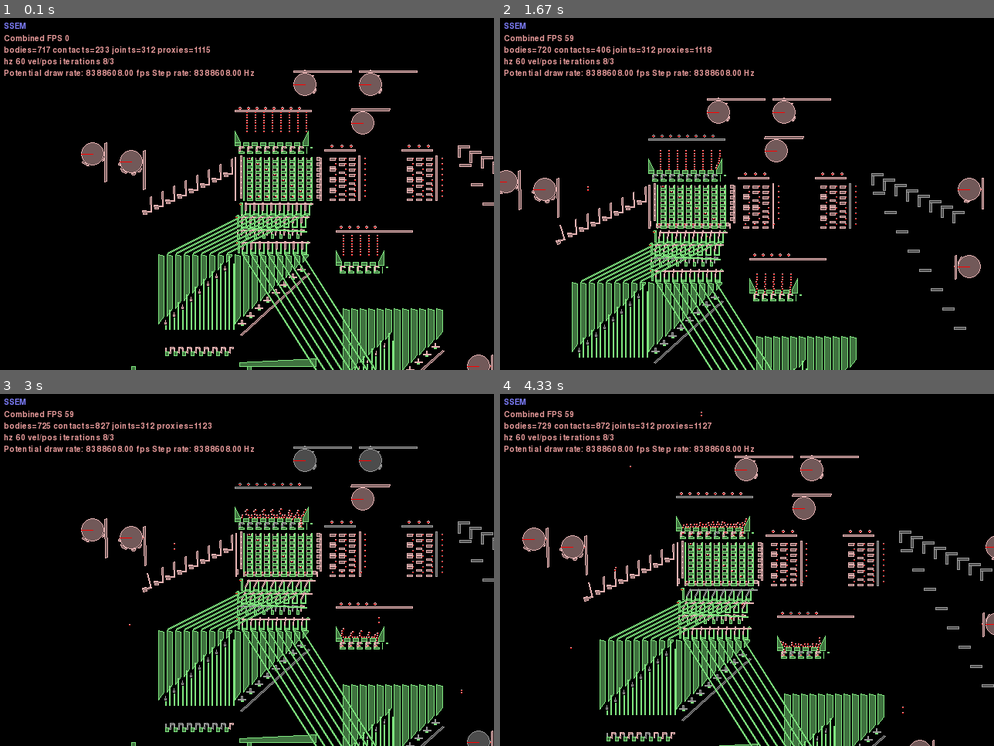
Above: before the commit, frames 1-4 (two rows, left to right).
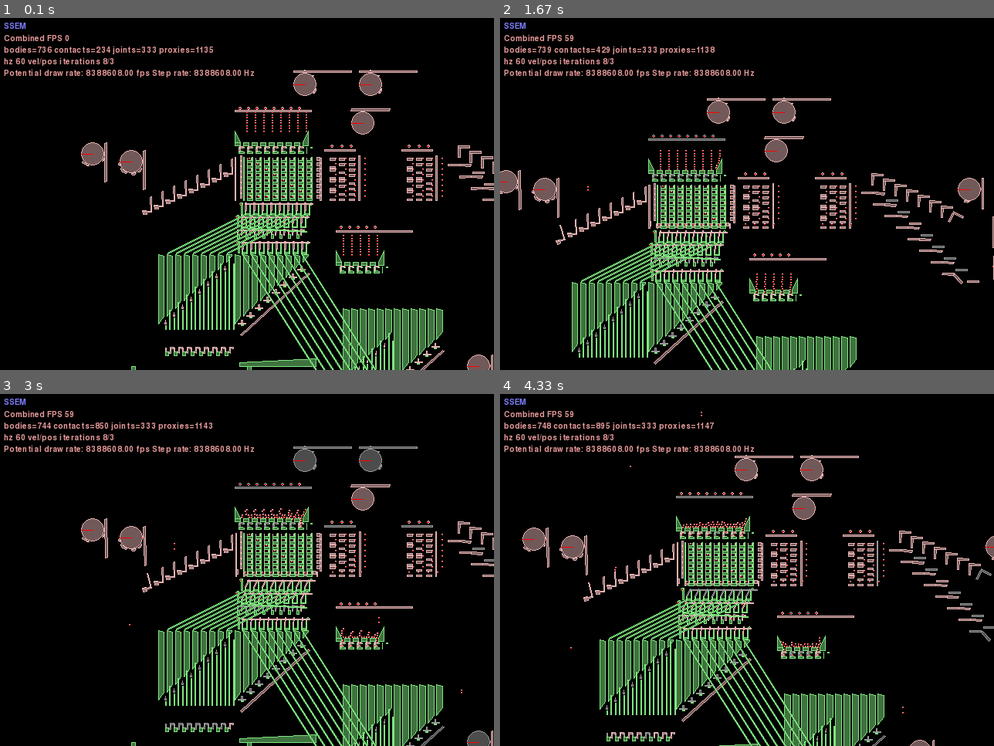
Above: after the commit, the same moments.

Repository: jmacarthur/box2d-ssem
Game: pygame game, started from main.py
Two runs of this game, one before a commit and one after it. Both use one fixed random seed, a clock stepped at 60 frames per second and the inputs below.
Inputs (mouse positions are in pixels of both pictures, inside the frame that each line leads up to):
- Up to frame 1 (0.1 s): no input
- Up to frame 2 (1.67 s): hold Right 0.33-0.8 s; move the mouse to (727, 201) at 0.37 s; hold Up 0.83-1.13 s; move the mouse to (747, 208) at 0.87 s; tap Space at 0.9, 1.23, 1.53 s; hold Right 1.17-1.63 s; move the mouse to (628, 186) at 1.2 s
- Up to frame 3 (3 s): hold Left 1.67-2.2 s; move the mouse to (296, 643) at 1.7 s; tap Space at 1.73, 2.03, 2.3, 2.63, 2.93 s; hold Down 2.23-2.53 s; move the mouse to (93, 647) at 2.27 s; hold Left 2.57-2.97 s; move the mouse to (429, 689) at 2.6 s
- Up to frame 4 (4.33 s): hold Up 3-3.37 s; move the mouse to (806, 594) at 3.03 s; tap Space at 3.07, 3.47, 3.77, 4.13 s; hold Right 3.4-4.03 s; move the mouse to (756, 436) at 3.43 s; hold Down from 4.07 s (still down); move the mouse to (628, 489) at 4.1 s

The runs differ from the first frame. In frame 1, 0.6% of the frame differs, in the area x 8-100%, y 7-54%; in frame 2, 1.6%, in the area x 8-100%, y 7-99%; in frame 3, 0.8%; in frame 4, 1.5%.

Commit message:
Initial instruction gate - reset acc on LDN

Diff:
--- a/main.py
+++ b/main.py
@@ -28,9 +28,16 @@
 pitch = 22
 follower_spacing = 14
 
-# At the moment, the instructions are split such that bits 0-2 are instructions
-# and 3-7 are address; this is incompatible with the SSEM which has the address in bits 0-4.
-
+# Instruction format: least significant 5 bits are address; top 3 bits are instruction.
+# Instructions are :
+#    0 - JMP
+#    1 - JRP
+#    2 - LDN
+#    3 - STO
+#    4 - SUB
+#    5 - also SUB
+#    6 - CMP
+#    7 - STOP
 
 initial_memory = [ 0xFF, 0x2, 0x4, 0x8, 0x10, 0x20, 0x40, 0x80 ]
 
@@ -189,6 +196,7 @@
         reset_len = math.sqrt((lines*pitch)**2 + (lines*sub_y_pitch)**2)
         reset_poly = rotate_polygon_radians(box_polygon(reset_len, 5), reset_angle)
         reset_lever = self.add_dynamic_polygon(polygonShape(vertices=reset_poly), xpos, ypos-180)
+        reset_lever.attachment_point=(xpos,ypos-180)
         self.slide_joint(attachment_body, reset_lever, (-1,1), 0,15, friction=0.1)
         return reset_lever
 
@@ -623,15 +631,25 @@
         len1 = 25
         len2 = 25
         thickness = 2.5
+        andgate_spacing_y = 30
+        self.instruction_inputs = []
+        self.instruction_outputs = []
         for i in range(0,8):
             crank_polygon1 = [ (-thickness,-thickness), (-thickness,-len1-thickness), (thickness,-len1-thickness), (thickness,-thickness) ]
             crank_polygon2 = [ (-thickness,-thickness), (-thickness,thickness), (len2+thickness,thickness), (len2+thickness,-thickness) ]
             crank = self.add_multipolygon([crank_polygon1, crank_polygon2], xpos+i*30, ypos-i*follower_spacing)
             self.revolving_joint(attachment_body, crank, (xpos+i*30,ypos-i*follower_spacing))
             self.world.CreateDistanceJoint(bodyA=crank, bodyB=self.rom_followers[7-i], anchorA=((xpos+i*30)*self.scale, (ypos-i*follower_spacing-len1)*self.scale), anchorB=self.rom_followers[7-i].worldCenter, collideConnected=False)
-            block = self.add_dynamic_polygon(box_polygon(30,5), xpos+i*30, ypos-i*50-50)
-            self.slide_joint(attachment_body, block, (0,1), -8,0)
-
+            block = self.add_dynamic_polygon(box_polygon(30,5), xpos+i*30, ypos-i*andgate_spacing_y-50)
+            block_slider = self.add_dynamic_polygon(box_polygon(30,5), xpos+i*30-30, ypos-i*andgate_spacing_y-50)
+            self.revolving_joint(block_slider, block, (xpos+i*30, ypos-i*andgate_spacing_y-50))
+            self.slide_joint(attachment_body, block_slider, (1,0), -8,0)
+            block_slider.attachment_point = (xpos+i*30-30, ypos-i*andgate_spacing_y-50)
+            self.instruction_outputs.append(block_slider)
+            pusher_slider = self.add_dynamic_polygon(box_polygon(30,5), xpos+i*30+35, ypos-i*andgate_spacing_y-70)
+            pusher_slider.attachment_point = (xpos+i*30+65, ypos-i*andgate_spacing_y-70)
+            self.instruction_inputs.append(pusher_slider)
+            self.slide_joint(attachment_body, pusher_slider, (1,0), -20,0)
             self.world.CreateDistanceJoint(bodyA=crank, bodyB=block, anchorA=((xpos+i*30+len2)*self.scale, (ypos-i*follower_spacing)*self.scale), anchorB=block.worldCenter, collideConnected=False)
 
     def set_initial_memory(self):
@@ -677,7 +695,7 @@
         for r in range(0,8):
             for i in range(0,5):
                 test_data = self.add_ball_bearing(250+22*i+r%2,-140+7*r,0)
-        self.subtractor(-13,-170, groundBody)
+        accumulator_reset_lever = self.subtractor(-13,-170, groundBody)
         self.lower_regenerators = []
         self.regenerator(-200,-390, groundBody, self.lower_regenerators)
         #Program counter
@@ -731,7 +749,7 @@
         self.distance_joint(follower_body, upper_regen_control)
 
         # Cam 6: Split to instruction counter/reg
-        follower_body = self.add_cam(800,-100, groundBody, 60, horizontal=True, reverse_direction=True, axis_offset=3, bumps=[(0.55, 0.1)])
+        follower_body = self.add_cam(900,-100, groundBody, 60, horizontal=True, reverse_direction=True, axis_offset=3, bumps=[(0.18, 0.1)])
         self.distance_joint(follower_body, diverter_3)
 
         # Cam 7: Instruction selector holdoff
@@ -746,6 +764,11 @@
         follower_body = self.add_cam(600, -430, groundBody, 80, bumps=[(0.30,0.02)], horizontal=True)
         self.distance_joint(follower_body, sender_eject)
 
+        # Cam 9: Resets accumulator on LDN.
+        follower_body = self.add_cam(900, 0, groundBody, 80, bumps=[(0.50,0.02)], horizontal=True, reverse_direction=True, axis_offset=3)
+        self.distance_joint(follower_body, self.instruction_inputs[2])
+        # Attach LDN instruction output to reset bar
+        self.distance_joint(accumulator_reset_lever, self.instruction_outputs[2])
 
         # Notable timing points:
         # 0.31: Memory at PC has been read and regenerated
